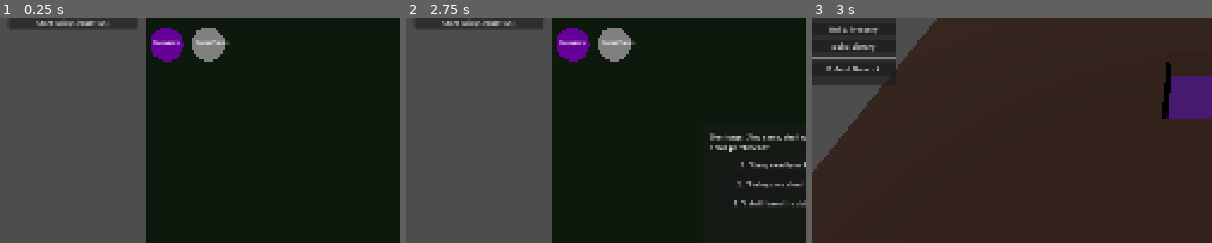
Above: before the commit, frames 1-3 (left to right).
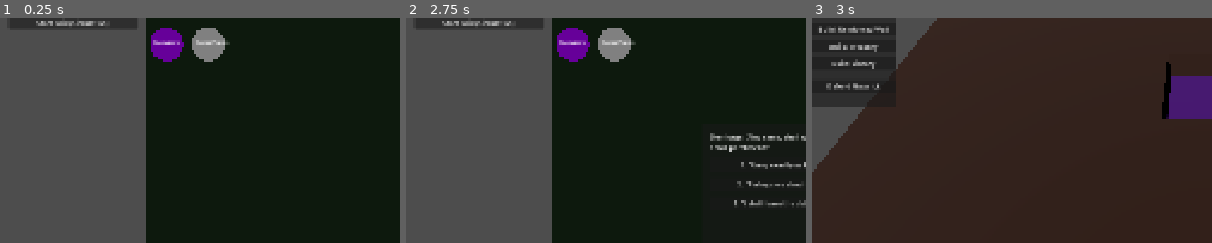
Above: after the commit, the same moments.

Repository: depiec/Project-Sovereign-gemini
Game: Godot game, scene res://scenes/strategy/MainStrategy.tscn
The game is run twice, just before and just after one commit, with the same random seed, the same clock (stepped at 60 frames per second) and the same inputs.
Inputs:
- Up to frame 1 (0.25 s): no input
- Up to frame 2 (2.75 s): click "Start Raid (Simulation)" at 0.5 s; click "Start Raid (Simulation)" at 1.25 s; click "Select Guardian" at 2 s
- Up to frame 3 (3 s): click "1. 'Umu, exactly as I thought…" at 2.75 s
The pictures show only the part of the screen within x 0-50%, y 13-63%; the shares and areas given below are measured in that part.

Frames 1-2 are identical in both runs. In frame 3, 2.5% of the frame differs, in the area x 0-21%, y 3-40%.
Error before the commit: Invalid access to property or key 'stats_updated' on a base object of type 'null instance'. (res://scripts/scenes/SimLayer.gd:19)

Commit message:
feat: implement reinforced walls, mining particles, and payroll system
- Added 'Build Reinforced Wall' functionality to SimLayer with UI integration.
- Implemented MiningParticles visual effect triggered when walls take damage.
- Introduced Minion Payroll system: minions consume gold every 30s; failure to pay impacts morale.
- Refactored DungeonManager to centralize grid, attraction, and resource logic.
- Added metallic visuals and 5x health boost for reinforced walls.

Diff:
--- /dev/null
+++ b/prototype/resources/effects/MiningParticles.tscn
@@ -0,0 +1,26 @@
+[gd_scene load_steps=6 format=3 uid="uid://c1p2p3p4p5p6"]
+
+[sub_resource type="ParticleProcessMaterial" id="ParticleProcessMaterial_1"]
+direction = Vector3(0, 1, 0)
+spread = 60.0
+initial_velocity_min = 2.0
+initial_velocity_max = 4.0
+gravity = Vector3(0, -9.8, 0)
+scale_min = 0.05
+scale_max = 0.15
+color = Color(0.4, 0.3, 0.2, 1)
+
+[sub_resource type="StandardMaterial3D" id="StandardMaterial3D_1"]
+albedo_color = Color(0.380392, 0.290196, 0.180392, 1)
+
+[sub_resource type="BoxMesh" id="BoxMesh_1"]
+material = SubResource("StandardMaterial3D_1")
+size = Vector3(0.2, 0.2, 0.2)
+
+[node name="MiningParticles" type="GPUParticles3D"]
+emitting = false
+amount = 15
+one_shot = true
+explosiveness = 0.8
+process_material = SubResource("ParticleProcessMaterial_1")
+draw_pass_1 = SubResource("BoxMesh_1")
--- a/prototype/scenes/sim/SimLayer.tscn
+++ b/prototype/scenes/sim/SimLayer.tscn
@@ -40,7 +40,7 @@
 
 [node name="Panel" type="Panel" parent="UI"]
 offset_right = 200.0
-offset_bottom = 300.0
+offset_bottom = 350.0
 
 [node name="VBoxContainer" type="VBoxContainer" parent="UI/Panel"]
 layout_mode = 1
@@ -70,6 +70,10 @@
 layout_mode = 2
 text = "Mode: Slap"
 
+[node name="ReinforcedButton" type="Button" parent="UI/Panel/VBoxContainer"]
+layout_mode = 2
+text = "Build: Reinforced Wall"
+
 [node name="TreasuryButton" type="Button" parent="UI/Panel/VBoxContainer"]
 layout_mode = 2
 text = "Build: Treasury"
@@ -87,6 +91,7 @@
 
 [connection signal="pressed" from="UI/Panel/VBoxContainer/DigModeButton" to="." method="_on_DigModeButton_pressed"]
 [connection signal="pressed" from="UI/Panel/VBoxContainer/SlapButton" to="." method="_on_SlapButton_pressed"]
+[connection signal="pressed" from="UI/Panel/VBoxContainer/ReinforcedButton" to="." method="_on_ReinforcedButton_pressed"]
 [connection signal="pressed" from="UI/Panel/VBoxContainer/TreasuryButton" to="." method="_on_TreasuryButton_pressed"]
 [connection signal="pressed" from="UI/Panel/VBoxContainer/LibraryButton" to="." method="_on_LibraryButton_pressed"]
 [connection signal="pressed" from="UI/Panel/VBoxContainer/StartCombatButton" to="." method="_on_StartCombatButton_pressed"]
--- a/prototype/scripts/scenes/SimLayer.gd
+++ b/prototype/scripts/scenes/SimLayer.gd
@@ -1,32 +1,30 @@
 extends Node3D
 
-# SimLayer.gd - Updated for Mouse-Drag Interaction
+# SimLayer.gd - Updated for Mouse-Drag Interaction and Reinforced Walls
 
-@onready var dungeon_manager = $DungeonManager
+@onready var dungeon_manager = $NavigationRegion3D/DungeonManager
 @onready var camera = $Camera3D
+@onready var minion_label: Label = %MinionCountLabel
 
-enum InteractionMode { DIG, CLAIM, BUILD_TREASURY, BUILD_LIBRARY, SLAP }
+enum InteractionMode { DIG, CLAIM, BUILD_TREASURY, BUILD_LIBRARY, SLAP, BUILD_REINFORCED }
 var current_mode = InteractionMode.DIG
 
 var is_dragging = false
 var drag_mode_is_adding = true # True to mark, False to unmark
 var last_grid_pos = Vector2i(-1, -1)
 
-@onready var minion_label: Label = %MinionCountLabel
-
 func _ready():
 	print("SimLayer: Dungeon Keeper mode active.")
 	dungeon_manager.stats_updated.connect(_on_dungeon_stats_updated)
 
 func _process(_delta):
-	# Periodically update minion counts (fallback if signal is missed)
+	# Periodically update minion counts
 	var workers = get_tree().get_nodes_in_group("workers").size()
 	var liches = get_tree().get_nodes_in_group("liches").size()
 	minion_label.text = "Workers: %d | Liches: %d" % [workers, liches]
 
 func _on_dungeon_stats_updated(stats: Dictionary):
 	print("Dungeon Stats: ", stats)
-	# Could update other UI elements here (Treasury size, etc.)
 
 func _input(event):
 	if event is InputEventMouseButton:
@@ -34,7 +32,6 @@
 			is_dragging = event.pressed
 			if is_dragging:
 				var pos = get_grid_pos(event.position)
-				# Determine if we are painting or erasing based on first tile
 				if current_mode == InteractionMode.DIG:
 					drag_mode_is_adding = !dungeon_manager.digging_queue.has(pos)
 				else:
@@ -76,6 +73,8 @@
 			dungeon_manager.build_room(grid_pos, dungeon_manager.TileType.TREASURY)
 		InteractionMode.BUILD_LIBRARY:
 			dungeon_manager.build_room(grid_pos, dungeon_manager.TileType.LIBRARY)
+		InteractionMode.BUILD_REINFORCED:
+			dungeon_manager.build_reinforced_wall(grid_pos)
 
 func _on_DigModeButton_pressed():
 	current_mode = InteractionMode.DIG
@@ -84,6 +83,10 @@
 func _on_SlapButton_pressed():
 	current_mode = InteractionMode.SLAP
 	print("Mode: Slap")
+
+func _on_ReinforcedButton_pressed():
+	current_mode = InteractionMode.BUILD_REINFORCED
+	print("Mode: Build Reinforced")
 
 func _on_TreasuryButton_pressed():
 	current_mode = InteractionMode.BUILD_TREASURY
--- a/prototype/scripts/scenes/sim/DungeonManager.gd
+++ b/prototype/scripts/scenes/sim/DungeonManager.gd
@@ -30,6 +30,8 @@
 }
 
 var resource_timer: float = 0.0
+var payment_timer: float = 0.0
+var minions_happy: bool = true
 
 @onready var nav_region: NavigationRegion3D = get_parent()
 
@@ -41,6 +43,11 @@
 	if resource_timer >= 5.0:
 		generate_resources()
 		resource_timer = 0.0
+
+	payment_timer += delta
+	if payment_timer >= 30.0:
+		process_payroll()
+		payment_timer = 0.0
 
 	if needs_bake:
 		bake_timer += delta
@@ -50,14 +57,24 @@
 			bake_timer = 0.0
 
 func generate_resources():
-	# Treasury produces small amount of gold per tile
 	if room_counts[TileType.TREASURY] > 0:
 		GameManager.add_resource("gold", room_counts[TileType.TREASURY] * 10)
 
-	# Library produces MP per tile (Max MP is capped)
 	if room_counts[TileType.LIBRARY] > 0:
 		GameManager.player_state.mp = min(GameManager.player_state.mp + room_counts[TileType.LIBRARY], 1000)
-		print("Library generated MP. Current: ", GameManager.player_state.mp)
+
+func process_payroll():
+	var workers = get_tree().get_nodes_in_group("workers").size()
+	var liches = get_tree().get_nodes_in_group("liches").size()
+
+	var total_cost = (workers * 10) + (liches * 50)
+
+	if GameManager.spend_resource("gold", total_cost):
+		minions_happy = true
+		print("Payroll processed. Minions are satisfied.")
+	else:
+		minions_happy = false
+		print("Nazarick is broke! Minions are unhappy!")
 
 func _ready():
 	setup_initial_grid()
@@ -66,7 +83,6 @@
 	for x in range(grid_width):
 		for z in range(grid_depth):
 			var pos = Vector2i(x, z)
-			# Start with a center room empty, others are walls
 			if x > 8 and x < 12 and z > 8 and z < 12:
 				dungeon_grid[pos] = TileType.CLAIMED
 			else:
@@ -97,6 +113,16 @@
 func damage_wall(grid_pos: Vector2i, amount: float):
 	if wall_health.has(grid_pos):
 		wall_health[grid_pos] -= amount
+
+		# Spawn Mining Particles
+		var particle_scene = load("res://resources/effects/MiningParticles.tscn")
+		if particle_scene:
+			var p = particle_scene.instantiate()
+			add_child(p)
+			p.global_transform.origin = Vector3(grid_pos.x * tile_size, 1.0, grid_pos.y * tile_size)
+			p.emitting = true
+			get_tree().create_timer(1.0).timeout.connect(p.queue_free)
+
 		if wall_health[grid_pos] <= 0:
 			dig_tile(grid_pos)
 
@@ -126,12 +152,10 @@
 		trigger_rebake()
 
 func slap_at(grid_pos: Vector2i):
-	# Find any worker at this position
 	for child in get_children():
 		if child.has_method("get_grid_pos") and child.get_grid_pos() == grid_pos:
 			if child.has_method("be_slapped"):
 				child.be_slapped()
-				print("Ainz-sama slapped a minion! Sasuga!")
 
 func build_room(grid_pos: Vector2i, type: TileType):
 	if dungeon_grid.get(grid_pos) == TileType.CLAIMED:
@@ -142,42 +166,34 @@
 		refresh_visuals()
 		trigger_rebake()
 
+func build_reinforced_wall(grid_pos: Vector2i):
+	build_room(grid_pos, TileType.REINFORCED_WALL)
+
 func update_room_counts():
-	# Reset counts
 	for key in room_counts.keys():
 		room_counts[key] = 0
-
-	# Count
 	for type in dungeon_grid.values():
 		if room_counts.has(type):
 			room_counts[type] += 1
-
 	stats_updated.emit(room_counts)
 	check_attraction()
 
 func check_attraction():
-	# Attract Imps (Basic workers) - 1 for every 15 claimed/room tiles
 	var total_built = 0
 	for type in dungeon_grid.values():
 		if type != TileType.WALL and type != TileType.REINFORCED_WALL: total_built += 1
-
 	var target_imps = 2 + (total_built / 15)
 	var current_imps = get_tree().get_nodes_in_group("workers").size()
-
 	if current_imps < target_imps:
 		spawn_minion("res://scenes/sim/entities/Imp.tscn", "workers")
-
-	# Attract Elder Liches - 1 for every 20 Library tiles
 	var target_liches = room_counts[TileType.LIBRARY] / 20
 	var current_liches = get_tree().get_nodes_in_group("liches").size()
-
 	if current_liches < target_liches:
 		spawn_minion("res://scenes/sim/entities/ElderLich.tscn", "liches")
 
 func spawn_minion(scene_path: String, group_name: String):
 	var scene = load(scene_path)
 	if not scene: return
-
 	var minion = scene.instantiate()
 	add_child(minion)
 	minion.add_to_group(group_name)
@@ -187,8 +203,6 @@
 	for child in get_children():
 		if child is MeshInstance3D or child is StaticBody3D:
 			child.queue_free()
-
-	# Add a base floor for the NavMesh to bake on
 	var base_floor = MeshInstance3D.new()
 	var plane = PlaneMesh.new()
 	plane.size = Vector2(grid_width * tile_size, grid_depth * tile_size)
@@ -199,14 +213,12 @@
 	floor_mat.transparency = 1
 	base_floor.material_override = floor_mat
 	add_child(base_floor)
-
 	for pos in dungeon_grid.keys():
 		var type = dungeon_grid[pos]
 		var mesh = MeshInstance3D.new()
 		var box = BoxMesh.new()
 		box.size = Vector3(tile_size, 0.2, tile_size)
 		mesh.mesh = box
-
 		var mat = StandardMaterial3D.new()
 		match type:
 			TileType.WALL, TileType.REINFORCED_WALL:
@@ -215,12 +227,10 @@
 				if type == TileType.REINFORCED_WALL:
 					mat.metallic = 0.8
 					mat.roughness = 0.2
-
 				if digging_queue.has(pos):
 					mat.emission_enabled = true
 					mat.emission = Color(1.0, 0.5, 0)
 					mat.emission_energy_multiplier = 2.0
-
 				var static_body = StaticBody3D.new()
 				var collision_shape = CollisionShape3D.new()
 				var box_shape = BoxShape3D.new()
@@ -238,9 +248,7 @@
 					TileType.TREASURY: mat.albedo_color = Color(0.8, 0.7, 0.0)
 					TileType.LIBRARY: mat.albedo_color = Color(0.0, 0.4, 0.8)
 					TileType.BARRACKS: mat.albedo_color = Color(0.1, 0.5, 0.1)
-
 				mesh.material_override = mat
 				add_child(mesh)
 				mesh.position = Vector3(pos.x * tile_size, box.size.y / 2.0, pos.y * tile_size)
-
 	grid_updated.emit()
